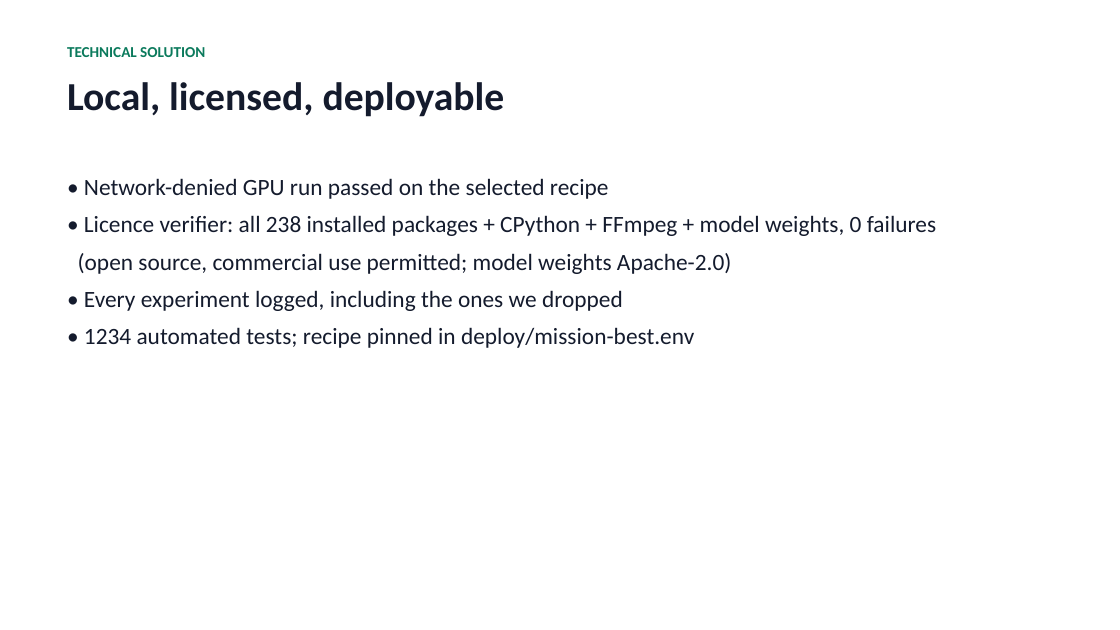
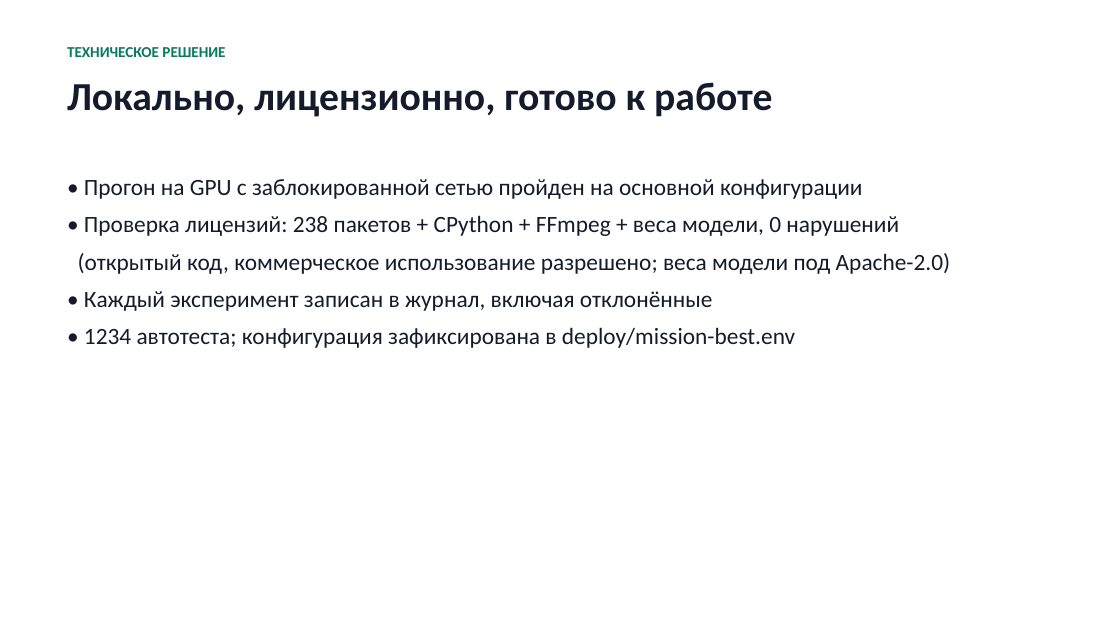
Before and after one commit to ibrakhim2906/fortebank-cash-handling-violation-detector, a slide deck: slide 6 of docs/CashLint-pitch.pptx. Drawn at 1120x630 pixels with LibreOffice and Linux fonts; fonts in the diff are those of the drawing. Boxes give left, top, right and bottom in pixels: in the first picture for what was removed or moved away, otherwise in the second. Text is boxed around its words. In the diff, an @@ line names an element or a change of style, - is before the commit and + after.

```diff
--- a/docs/CashLint-pitch.pptx
+++ b/docs/CashLint-pitch.pptx
@@ text at (67,47,225,57): text changed @@
-TECHNICAL SOLUTION
+ТЕХНИЧЕСКОЕ РЕШЕНИЕ
@@ text at (67,82,772,117): text changed @@
-Local, licensed, deployable
+Локально, лицензионно, готово к работе
@@ text at (78,179,951,348): text changed @@
-• Network-denied GPU run passed on the selected recipe
-• Licence verifier: all 238 installed packages + CPython + FFmpeg + model weights, 0 failures
-(open source, commercial use permitted; model weights Apache-2.0)
-• Every experiment logged, including the ones we dropped
-• 1234 automated tests; recipe pinned in deploy/mission-best.env
+• Прогон на GPU с заблокированной сетью пройден на основной конфигурации
+• Проверка лицензий: 238 пакетов + CPython + FFmpeg + веса модели, 0 нарушений
+(открытый код, коммерческое использование разрешено; веса модели под Apache-2.0)
+• Каждый эксперимент записан в журнал, включая отклонённые
+• 1234 автотеста; конфигурация зафиксирована в deploy/mission-best.env
```
Also in this commit, not shown: 3 other slides changed, 3 slides added, 3 slides removed, 1 other file.
